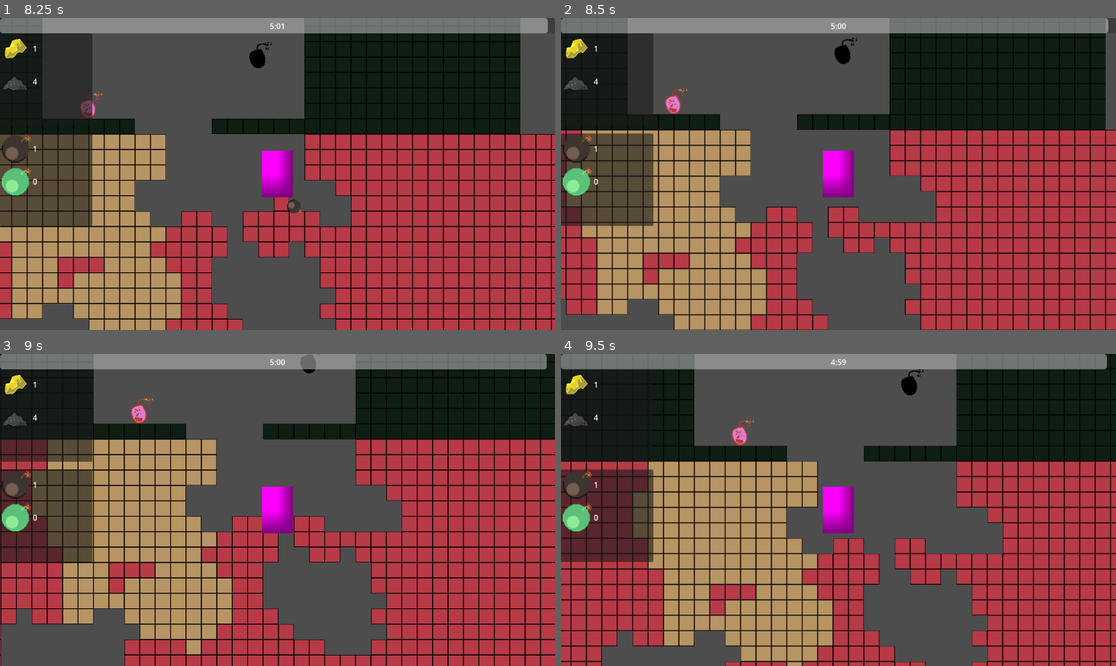
Above: before the commit, frames 1-4 (two rows, left to right).
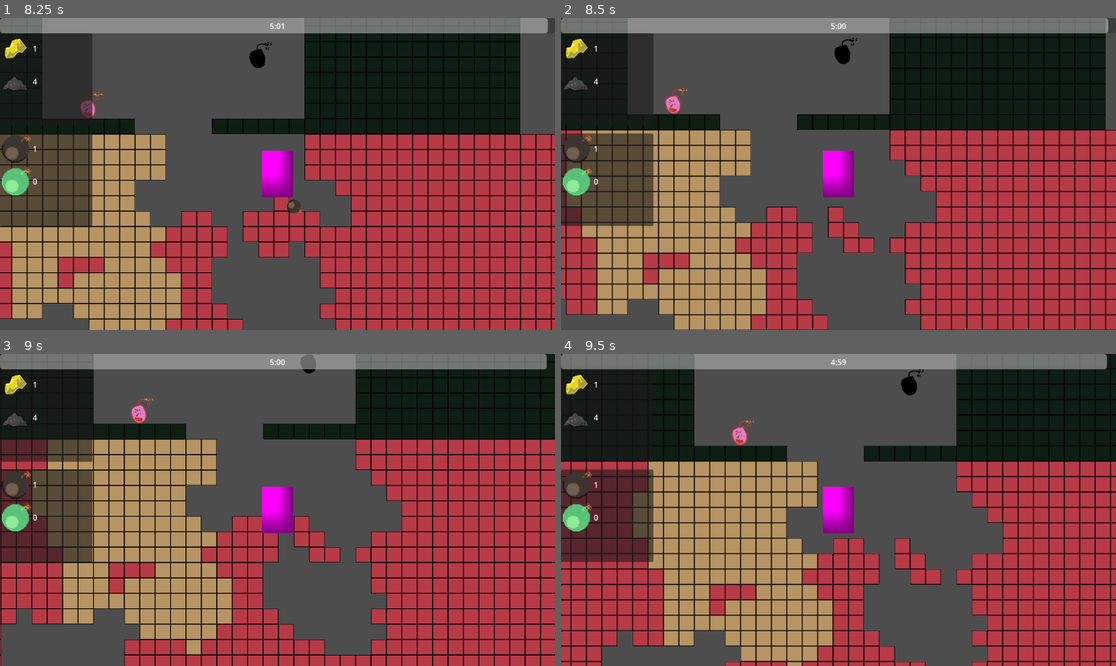
Above: after the commit, the same moments.

Repository: DevFTB/LD57
Game: Godot game, scene res://game.tscn
Two runs of this game, one before a commit and one after it. Both use one fixed random seed, a clock stepped at 60 frames per second and the inputs below.
Inputs (mouse positions are in pixels of both pictures, inside the frame that each line leads up to):
- Up to frame 1 (8.25 s): move the mouse to (249, 236) at 0.52 s; hold D (move_right) 0.53-2.03 s; tap E (interact) at 0.6, 4.35, 8.1 s; tap W (jump) at 0.77, 1.52, 3.02, 3.77, 4.52, 6.02, 6.77, 7.52 s; move the mouse to (444, 220) at 1.27 s; tap 1 (select_bomb_1) at 1.35, 5.1 s; move the mouse to (111, 127) at 2.02 s; hold A (move_left) 2.03-4.28 s; tap 2 (select_bomb_2) at 2.1, 5.85 s; move the mouse to (305, 174) at 2.77 s; tap 3 (select_bomb_3) at 2.85, 6.6 s; move the mouse to (194, 96) at 3.52 s; click (194, 96) at 3.6 s; move the mouse to (399, 158) at 4.27 s; hold D (move_right) 4.28-8.03 s; move the mouse to (166, 189) at 5.02 s; move the mouse to (333, 105) at 5.77 s; move the mouse to (249, 236) at 6.52 s; move the mouse to (444, 220) at 7.27 s; click (444, 220) at 7.35 s; move the mouse to (111, 127) at 8.02 s; hold A (move_left) from 8.03 s (still down)
- Up to frame 2 (8.5 s): keep holding A (move_left)
- Up to frame 3 (9 s): keep holding A (move_left); move the mouse to (305, 510) at 8.77 s; tap 1 (select_bomb_1) at 8.85 s
- Up to frame 4 (9.5 s): keep holding A (move_left); tap W (jump) at 9.02 s

Frame 1 is identical in both runs. In frame 2, 0.7% of the frame differs, in the area x 50-62%, y 45-71%; in frame 3, 0.7%; in frame 4, 0.7%, in the area x 62-75%, y 44-70%.

Commit message:
added linear fall off to explosion hardness

Diff:
--- a/entities/throwables/bomb/bomb_basic_type.tres
+++ b/entities/throwables/bomb/bomb_basic_type.tres
@@ -9,6 +9,8 @@
 id = &"basic"
 bomb_icon = ExtResource("1_wk0hc")
 bomb_scene = ExtResource("2_y4aks")
+hardness = 3.0
 is_perishable = false
 is_sticky = false
+explosion_radius = 4
 metadata/_custom_type_script = "uid://dgalf5pstb0iw"
--- a/entities/throwables/bomb/bomb_type.gd
+++ b/entities/throwables/bomb/bomb_type.gd
@@ -6,7 +6,7 @@
 @export var bomb_scene: PackedScene = preload("res://entities/throwables/bomb/throwable_bomb_entity.tscn")
 
 @export_subgroup("Gameplay")
-@export var hardness: int = 1
+@export var hardness: float = 1
 @export var is_perishable: bool = false
 @export var is_sticky: bool = false
 @export var explosion_radius: int = 2
--- a/world.gd
+++ b/world.gd
@@ -28,14 +28,18 @@
 	var explosion_tiles: Array[Vector2i] = []
 	for x: int in range(top_left.x, bottom_right.x + 1):
 		for y: int in range(top_left.y, bottom_right.y + 1):
-			var distance: float = pow((x - map_position_of_explosion.x), 2) + pow(y - map_position_of_explosion.y, 2)
-			prints(x, y, distance, map_position_of_explosion)
-			if distance < pow(explosion_radius, 2) - 1.0:
-				explosion_tiles.append(Vector2i(x, y))
+			var distance: float = sqrt(pow((x - map_position_of_explosion.x), 2) + pow(y - map_position_of_explosion.y, 2))
+			if distance < explosion_radius:
+				var tile_location := Vector2i(x, y)
+				var tile_data: TileData = tilemap.get_cell_tile_data(tile_location)
+				if tile_data:
+					var tile_hardness: int = tile_data.get_custom_data("hardness")
+
+					var bomb_effective_hardness = clampf((1 - distance / explosion_radius) * bomb.bomb_type.hardness, 0, bomb.bomb_type.hardness)
+
+					prints(distance, bomb_effective_hardness)
+					if tile_hardness >= 0 and tile_hardness <= bomb_effective_hardness:
+						explosion_tiles.append(Vector2i(x, y))
 
 	for tile in explosion_tiles:
-		var tile_data: TileData = tilemap.get_cell_tile_data(tile)
-		if tile_data:
-			var tile_hardness: int = tile_data.get_custom_data("hardness")
-			if tile_hardness >= 0 and tile_hardness <= bomb.bomb_type.hardness:
-				tilemap.set_cell(tile)
+		tilemap.set_cell(tile)
